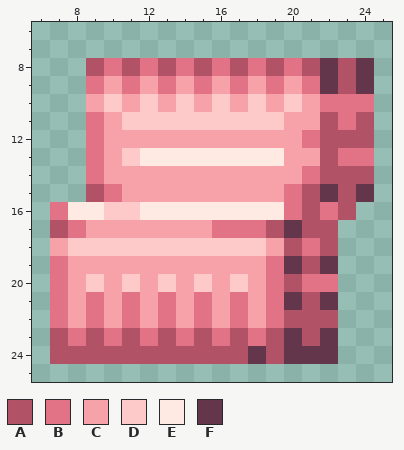
Edited in one commit: pixel-art sprite (Resources/Textures/Objects/Materials/Sheets/other.rsi/plasma.png). The picture above was drawn from the file before the commit.
The file is 32x32 pixels. Shown: x 6..25, y 6..25.
Palette (. is transparent): A #b25266  B #e27285  C #f6a2a8  D #fdc9c9  E #ffe9e3  F #64364b
Pixels before, first column x 7:
 8 ..ABABABABABABAFAF
 9 ..BCBCBCBCBCBCBFAF
10 ..CDCDCDCDCDCDCBBB
11 ..BCDDDDDDDDDCCABA
12 ..BCCCCCCCCCCCBAAA
13 ..BCDEEEEEEEECCABB
14 ..BCCCCCCCCCCCBAAA
15 ..ABCCCCCCCCCBAFAF
16 BEEDDEEEEEEEEBABA.
17 ABCCCCCCCBBBAFAA..
18 CDDDDDDDDDDDCABA..
19 BCCCCCCCCCCCBFAF..
20 BCDCDCDCDCDCBABB..
21 BCBCBCBCBCBCBFAF..
22 BCBCBCBCBCBCBAAA..
23 ABABABABABABAFAF..
24 AAAAAAAAAAAFAFFF..
After the commit:
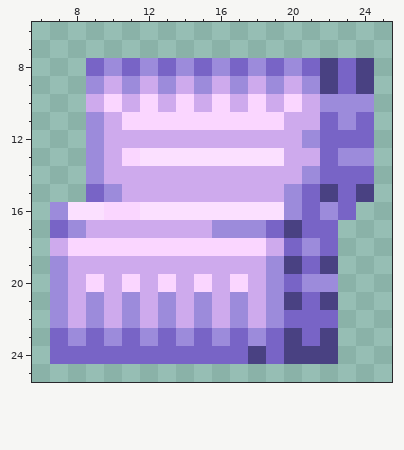
Difference:
Colour A changes from #b25266 to #7864c6.
Colour B changes from #e27285 to #9c8bdb.
Colour C changes from #f6a2a8 to #ceaaed.
Colour D changes from #fdc9c9 to #fad6ff.
Colour E changes from #ffe9e3 to #fbe0ff.
Colour F changes from #64364b to #494182.
Pixel boxes of the changes (left, top, right, bottom) in both pictures:
changed: (50, 58, 374, 364)
